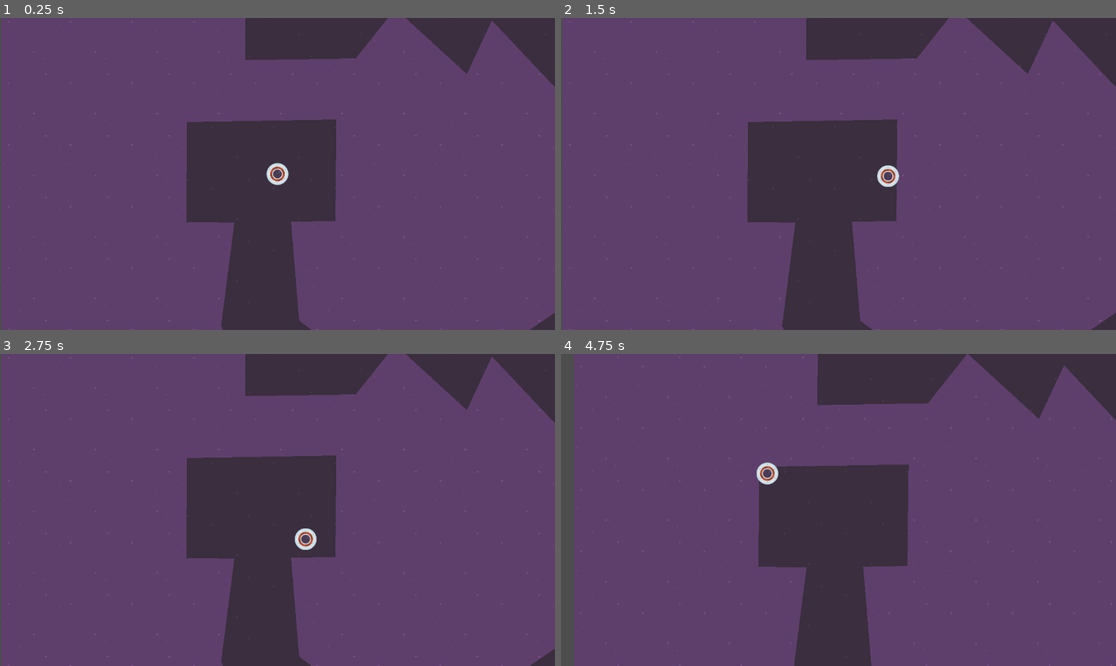
Above: before the commit, frames 1-4 (two rows, left to right).
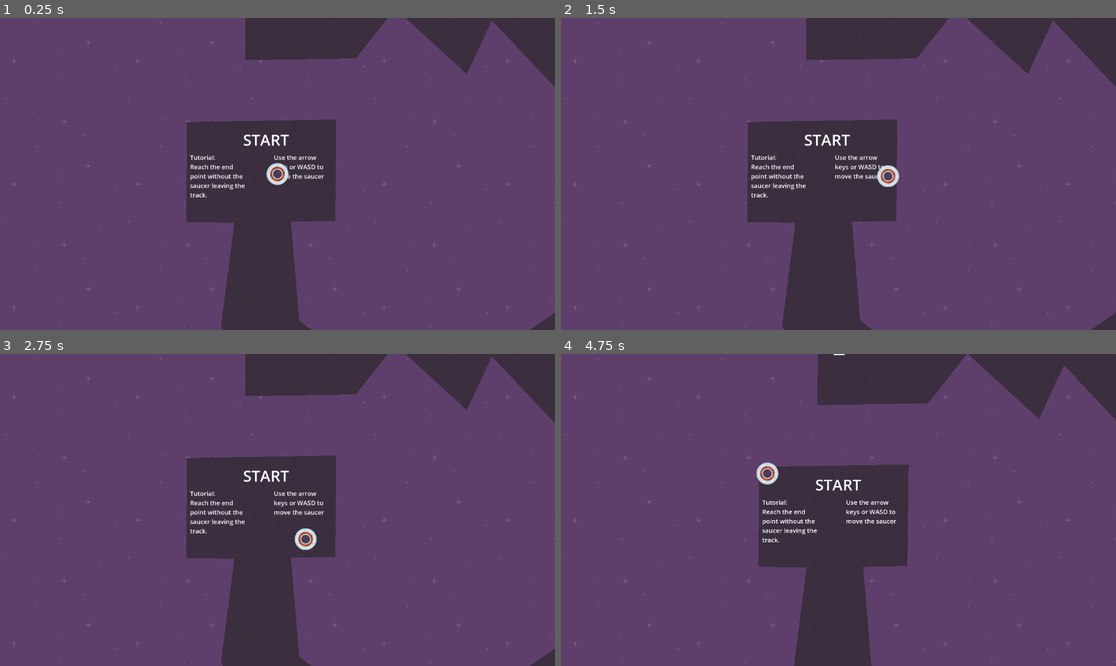
Above: after the commit, the same moments.

Repository: vslayer34/Speedy-Saucer
Game: Godot game, scene res://level_1.tscn
Two runs of this game, one before a commit and one after it. Both use one fixed random seed, a clock stepped at 60 frames per second and the inputs below.
Inputs:
- Up to frame 1 (0.25 s): no input
- Up to frame 2 (1.5 s): tap Enter at 0.5 s; hold Right (move_right) 0.53-1.28 s; hold Down (move_down) from 1.28 s (still down)
- Up to frame 3 (2.75 s): release Down (move_down) at 2.03 s; hold Right (move_right) from 2.03 s (still down)
- Up to frame 4 (4.75 s): release Right (move_right) at 2.78 s; hold Up (move_up) 2.78-3.53 s; hold Left (move_left) from 3.53 s (still down)

The runs differ from the first frame. In frame 1, 1.0% of the frame differs, in the area x 0-100%, y 0-100%; in frame 2, 1.1%; in frame 3, 1.1%; in frame 4, 3.2%.

Commit message:
Finished Speed Saucer project in the course

Diff:
--- a/level_1.tscn
+++ b/level_1.tscn
@@ -8,12 +8,15 @@
 [node name="Level1" type="Node2D"]
 script = ExtResource("1_w4w0m")
 
-[node name="Background" type="TextureRect" parent="."]
-z_index = -10
-offset_left = -731.0
-offset_top = -908.0
-offset_right = 2967.0
-offset_bottom = 2261.0
+[node name="CanvasLayer" type="CanvasLayer" parent="."]
+layer = -10
+
+[node name="Background" type="TextureRect" parent="CanvasLayer"]
+anchors_preset = 15
+anchor_right = 1.0
+anchor_bottom = 1.0
+grow_horizontal = 2
+grow_vertical = 2
 texture = ExtResource("1_qln5c")
 stretch_mode = 1
 
--- a/maze.tscn
+++ b/maze.tscn
@@ -1,9 +1,15 @@
-[gd_scene load_steps=2 format=3 uid="uid://d3xyb1gcvpyra"]
+[gd_scene load_steps=4 format=3 uid="uid://d3xyb1gcvpyra"]
 
 [ext_resource type="Texture2D" uid="uid://bfb51ir2ev8gq" path="res://Assets/Background/darkPurple.png" id="1_c6roq"]
 
+[sub_resource type="LabelSettings" id="LabelSettings_fo8oy"]
+font_size = 64
+
+[sub_resource type="LabelSettings" id="LabelSettings_w5yrq"]
+font_size = 26
+
 [node name="Maze" type="Area2D"]
-z_index = -5
+z_index = 50
 position = Vector2(369, 298)
 
 [node name="CollisionPolygon2D" type="CollisionPolygon2D" parent="."]
@@ -13,3 +19,40 @@
 texture_repeat = 2
 texture = ExtResource("1_c6roq")
 polygon = PackedVector2Array(101, 227, 135, 637, 302, 762, 322, 1034, 373, 1412, 803, 1309, 1192, 1153, 975, 757, 1353, …(433 unchanged characters)…
+
+[node name="Start Label" type="Label" parent="."]
+offset_left = -98.0
+offset_top = -159.0
+offset_right = 52.0
+offset_bottom = -71.0
+text = "START"
+label_settings = SubResource("LabelSettings_fo8oy")
+
+[node name="End Label" type="Label" parent="."]
+offset_left = -45.0
+offset_top = -646.0
+offset_right = 105.0
+offset_bottom = -558.0
+rotation = -1.57079
+text = "END"
+label_settings = SubResource("LabelSettings_fo8oy")
+
+[node name="Tutorial one" type="Label" parent="."]
+offset_left = -318.0
+offset_top = -59.0
+offset_right = -73.0
+offset_bottom = 118.0
+text = "Tutorial:
+Reach the end point without the saucer leaving the track.
+"
+label_settings = SubResource("LabelSettings_w5yrq")
+autowrap_mode = 3
+
+[node name="Tutorial one2" type="Label" parent="."]
+offset_left = 30.0
+offset_top = -59.0
+offset_right = 275.0
+offset_bottom = 133.0
+text = "Use the arrow keys or WASD to move the saucer"
+label_settings = SubResource("LabelSettings_w5yrq")
+autowrap_mode = 3
--- a/player.tscn
+++ b/player.tscn
@@ -7,6 +7,7 @@
 radius = 45.0
 
 [node name="Player" type="RigidBody2D"]
+z_index = 100
 gravity_scale = 0.0
 script = ExtResource("1_scv62")
 
